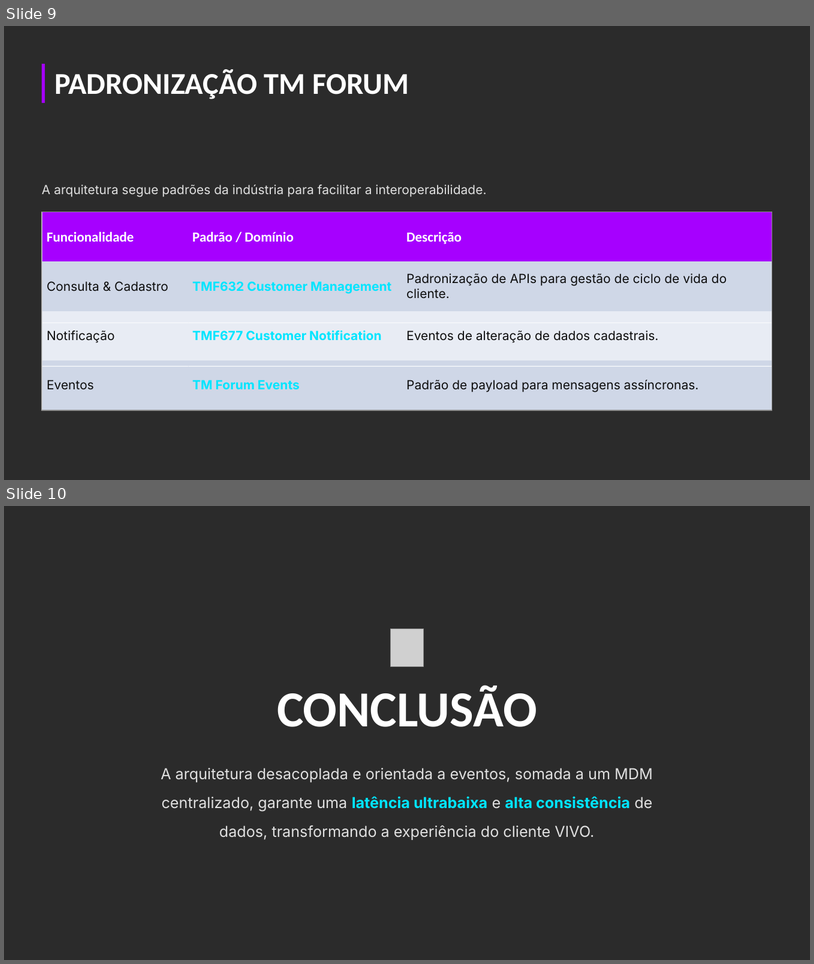
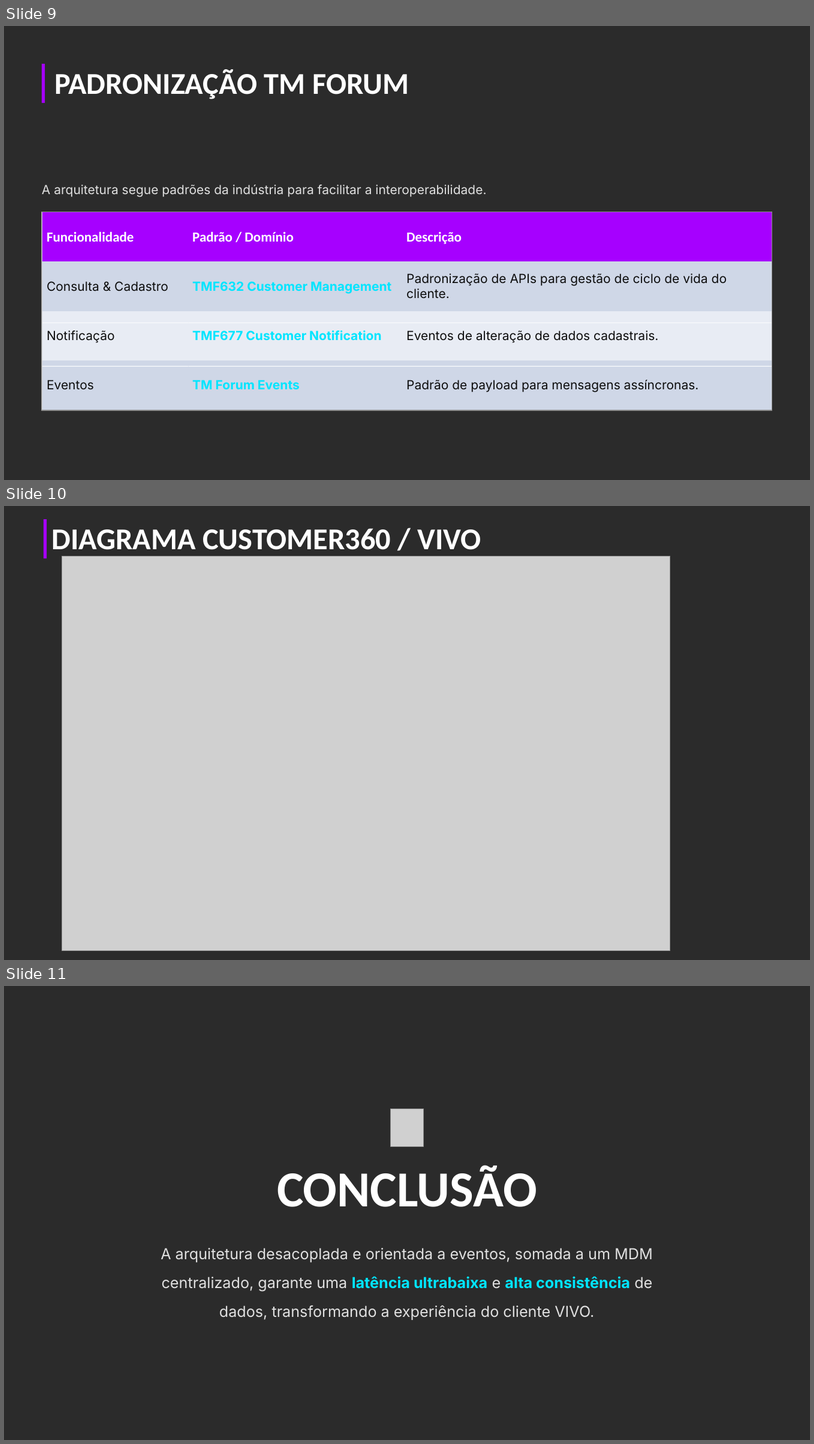
Before and after one commit to andersoncic/CUSTOMER360, a slide deck: Customer360 Architecture VIVO.pptx. Shown one above the other, each under a label of ours: slides 9 and 10 before the commit, slides 9, 10 and 11 after it. The pictures are 814x964 and 814x1444 pixels, drawn with LibreOffice and Linux fonts; fonts in the diff are those of the drawing; grey boxes stand for pictures; background and template pictures are left out; a plain dark background stands for a picture behind light text. Boxes give left, top, right and bottom in pixels: in the first picture for what was removed or moved away, otherwise in the second. Text is boxed around its words. In the diff, an @@ line names an element or a change of style, - is before the commit and + after.

Commit message:
Customer360 Architecture VIVO
Diagrama Customer360 / VIVO

```diff
--- a/Customer360 Architecture VIVO.pptx
+++ b/Customer360 Architecture VIVO.pptx
@@ slide 10 added at [4,506,810,960], background picture (left out) @@
@@ rectangle added at [44,519,47,559], fill #A600FF @@
@@ text added at [51,528,482,556], 36 pt, text #FFFFFF, bold @@
+DIAGRAMA CUSTOMER360 / VIVO
@@ picture added at [62,556,671,951] @@
@@ what was slide 10 is now slide 11 @@
```
